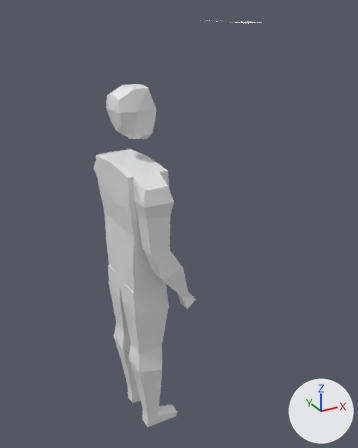
A saved change to the Blender file lowpolycharacter.blend.
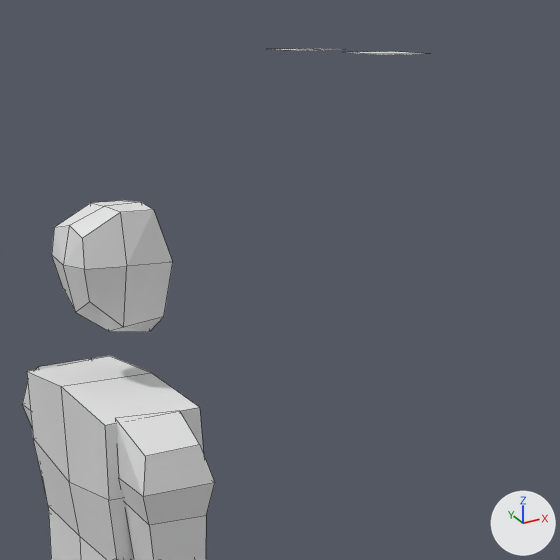
There are two pictures of each version: one whole from a 50 mm camera at (-0.826, -1.899, 2.005) aimed at (0.229, 0.019, 1.046), one close up on the part from 24% to 89% of the width and 0% to 52% of the height. Arrows for +X, +Y and +Z are at lower right; the lights stay in place. The close-ups show mesh edges as thin lines.

Script lines for the objects in view, before the commit:
```python
me_cube = bpy.data.meshes.new('Cube')
me_cube.from_pydata(...)  # 20 vertices, 14 faces; spans x -0.96..1.06, y 0.0..1.05, z -0.96..1.02
me_cube_001 = bpy.data.meshes.new('Cube.001')
me_cube_001.from_pydata(...)  # 101 vertices, 85 faces; spans x -0.09..0.51, y -0.01..0.28, z 0.01..1.95
ob_arms = bpy.data.objects.new('Arms', me_cube_001)
ob_arms.location = (0.0, 0.0, 0.0)
_m = ob_arms.modifiers.new('Mirror', 'MIRROR')
_m.use_axis = (False, True, False)
_m.use_clip = True
ob_torso = bpy.data.objects.new('Torso', me_cube)
ob_torso.location = (-0.021, 0.0, 1.119)
ob_torso.scale = (0.0954, 0.181, 0.286)
_m = ob_torso.modifiers.new('Mirror', 'MIRROR')
_m.use_axis = (False, True, False)
_m.use_clip = True
```
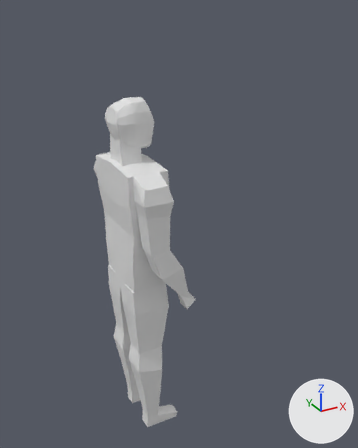
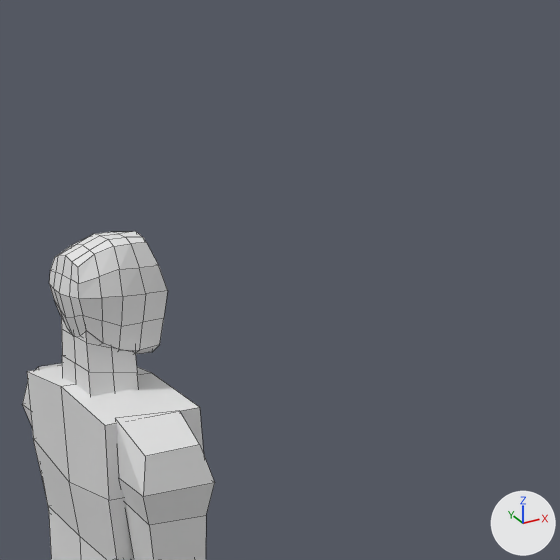
Location of each change, (x1, y1, x2, y2) in pixels of the close-ups (560 x 560 px):
'Arms', reshaped: before (22, 49, 427, 560); after (22, 231, 215, 560)
part 1 of me_cube_001, added: after (61, 317, 139, 397)
part 2 of me_cube_001, deleted: before (277, 49, 427, 54)
part 3 of me_cube_001, built on: before (52, 201, 173, 332); after (49, 231, 168, 354)

Diff of the bpy script that builds the scene:
```diff
--- a/lowpolycharacter.blend.py
+++ b/lowpolycharacter.blend.py
@@ me_cube_001 @@
 # used by ob_arms; location = (0.0, 0.0, 0.0)
-me_cube_001.from_pydata(...)  # 101 vertices, 85 faces; spans x -0.09..0.51, y -0.01..0.28, z 0.01..1.95
+me_cube_001.from_pydata(...)  # 159 vertices, 136 faces; spans x -0.1..0.17, y -0.01..0.28, z 0.01..1.66
+# me_cube_001 part 1: a new loose piece of 22 vertices spanning x -0.08..0.02, y 0.0..0.07, z 1.4..1.6
+# me_cube_001 part 2: the loose piece of 4 vertices spanning x 0.4..0.51, y 0.07..0.18, z 1.94..1.95 is deleted
+# me_cube_001 part 3
+# 15 vertices are removed from x -0.09..0.08, y 0.0..0.08, z 1.5..1.71
+# 12 faces are deleted
+# 1 vertex moves from x 0.06, y 0.0, z 1.49 to x 0.05, y 0.06, z 1.48
+# 55 vertices are added at x -0.1..0.07, y 0.0..0.08, z 1.45..1.66
+# 48 new faces join them
```
